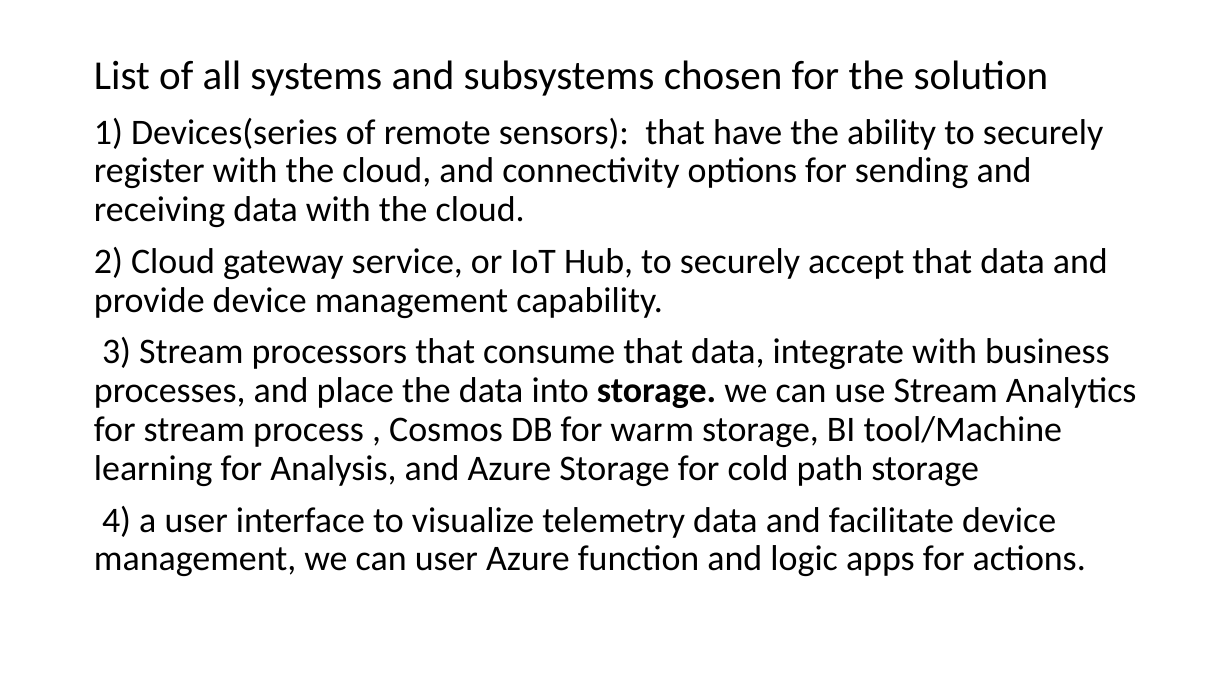
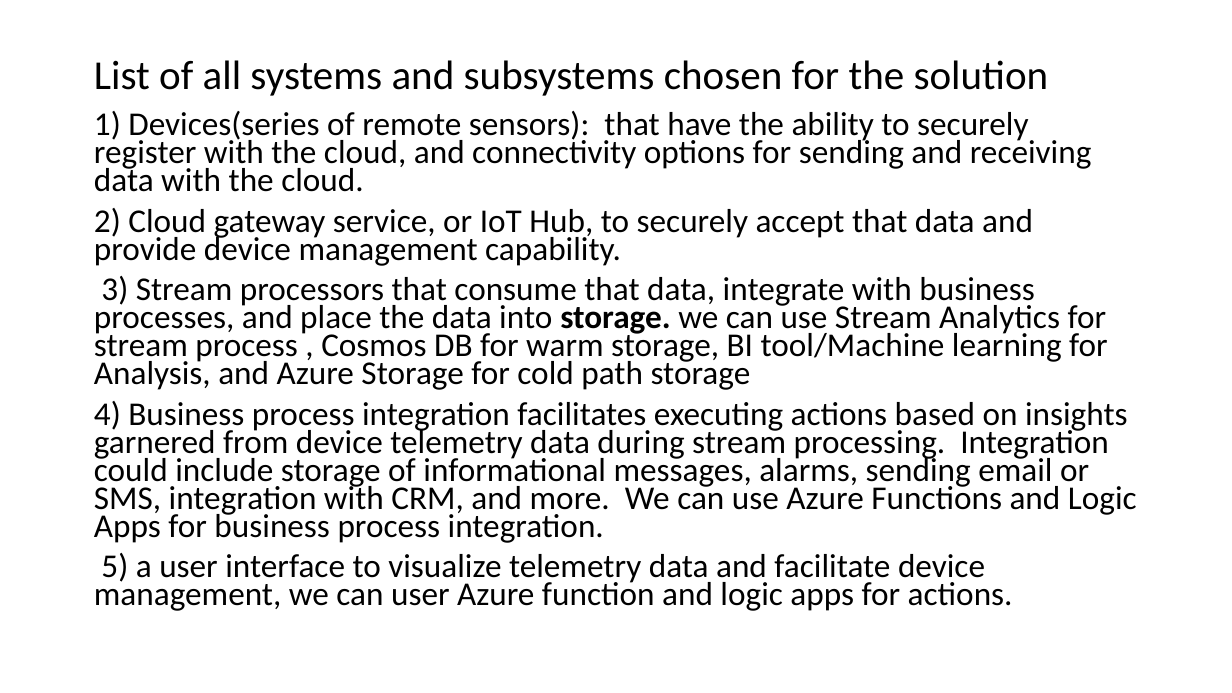
Before and after one commit to manju-gtm/IoT, a slide deck: slide 2 of Lab1/WeatherStationArchitecture_43FDAB1D.pptx. Drawn at 1232x693 pixels with LibreOffice and Linux fonts; fonts in the diff are those of the drawing. Boxes give left, top, right and bottom in pixels: in the first picture for what was removed or moved away, otherwise in the second. Text is boxed around its words. In the diff, an @@ line names an element or a change of style, - is before the commit and + after.

```diff
--- a/Lab1/WeatherStationArchitecture_43FDAB1D.pptx
+++ b/Lab1/WeatherStationArchitecture_43FDAB1D.pptx
@@ text at (x1=94, y1=111, x2=1108, y2=390): size 28 to 25.9 pt in "1) Devices(series of remote sensors): that have ...", "2) Cloud gateway service, or IoT Hub, ...", "3) Stream processors that consume that data, ..."; line spacing 0.9 to 0.7 @@
@@ text at (x1=94, y1=401, x2=1137, y2=611): text changed; size 28 to 25.9 pt @@
-4) a user interface to visualize telemetry data and facilitate device management, we can user Azure function and logic apps for actions.
+4) Business process integration facilitates executing actions based on insights garnered from device telemetry data during stream processing. Integration could include storage of informational messages, alarms, sending email or SMS, integration with CRM, and more. We can use Azure Functions and Logic Apps for business process integration.
+5) a user interface to visualize telemetry data and facilitate device management, we can user Azure function and logic apps for actions.
```
